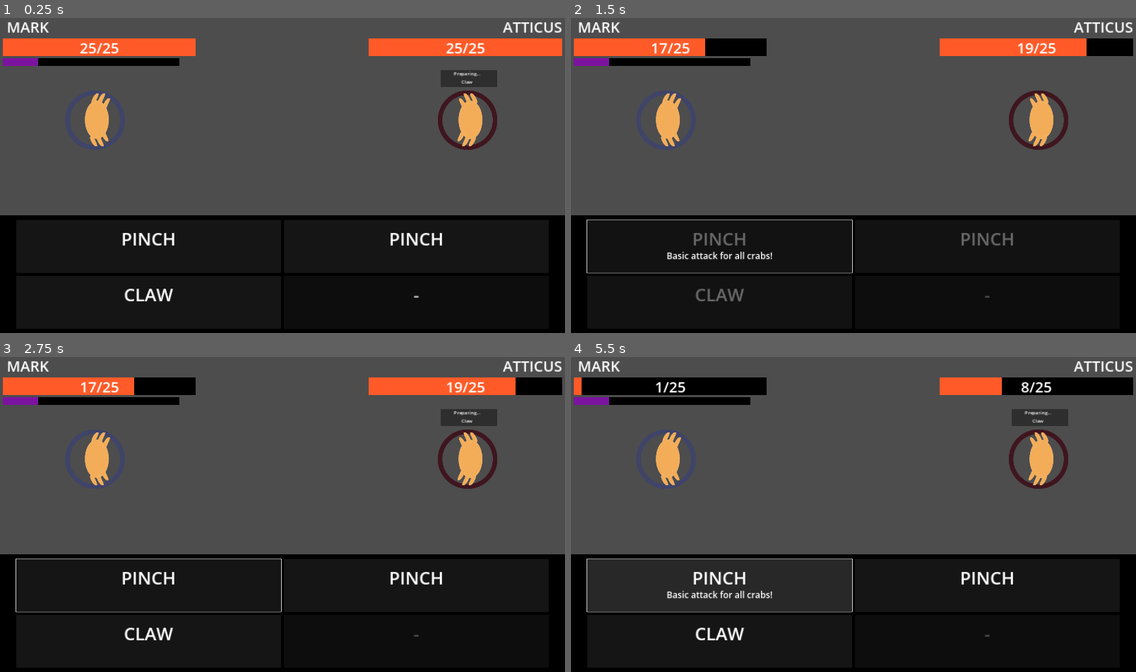
Above: before the commit, frames 1-4 (two rows, left to right).
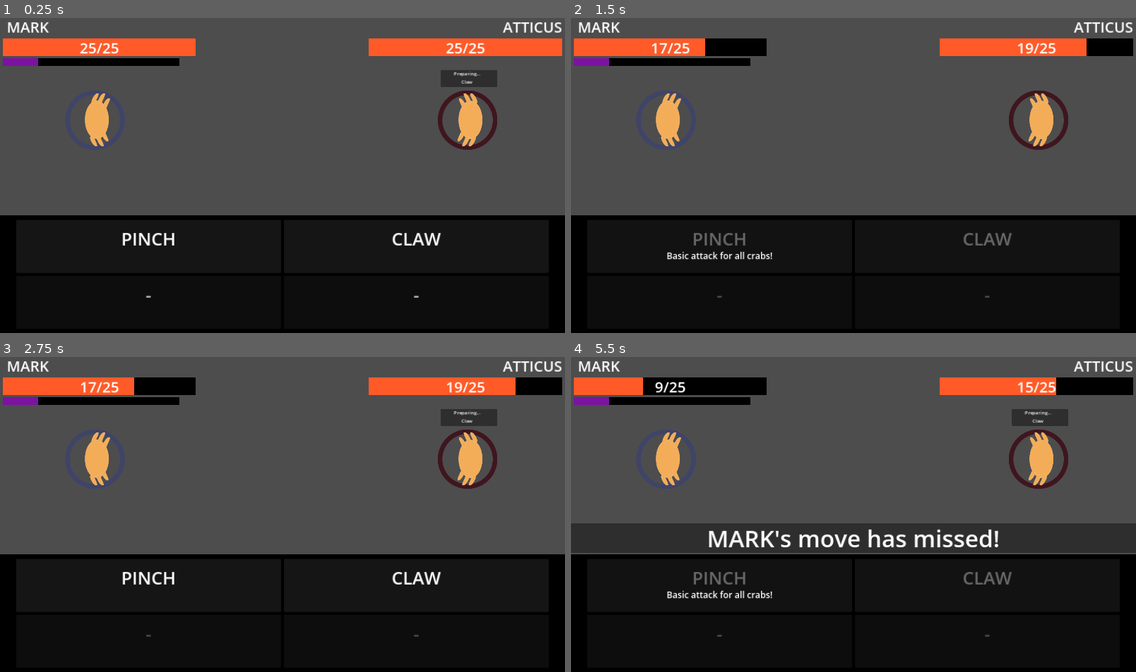
Above: after the commit, the same moments.

Repository: mathew-tran/theanajam24
Game: Godot game, scene res://Levels/Main.tscn
Same seed, same stepped clock (60 frames per second), same inputs: the game is played once before the commit and once after it.
Inputs (mouse positions are in pixels of both pictures, inside the frame that each line leads up to):
- Up to frame 1 (0.25 s): no input
- Up to frame 2 (1.5 s): click (717, 247) at 0.52 s; click (717, 247) at 1.27 s
- Up to frame 3 (2.75 s): tap Enter at 2 s; move the mouse to (406, 498) at 2.02 s; click (406, 498) at 2.1 s
- Up to frame 4 (5.5 s): click (717, 586) at 2.77 s; tap Space at 3.5, 5 s; move the mouse to (740, 530) at 3.52 s; click (740, 530) at 3.6 s; tap Enter at 4.25 s; move the mouse to (910, 445) at 4.27 s; click (910, 445) at 4.35 s; move the mouse to (825, 577) at 5.02 s; click (825, 577) at 5.1 s

The runs differ from the first frame. In frame 1, 0.5% of the frame differs, in the area x 22-79%, y 68-90%; in frame 2, 0.8%; in frame 3, 0.8%; in frame 4, 11%, in the area x 0-100%, y 6-90%.

Commit message:
release focus of button when pressed

Diff:
--- a/Levels/Main.tscn
+++ b/Levels/Main.tscn
@@ -21,7 +21,7 @@
 [node name="Crab" parent="BattleManager/PlayerCircle" instance=ExtResource("1_v801o")]
 position = Vector2(8, -1)
 Name = "Mark"
-Moves = Array[Resource("res://Scripts/DataStructures/CrabMove.gd")]([ExtResource("5_5uqmp"), ExtResource("5_5uqmp"), ExtResource("6_4ip8s")])
+Moves = Array[Resource("res://Scripts/DataStructures/CrabMove.gd")]([ExtResource("5_5uqmp"), ExtResource("6_4ip8s")])
 
 [node name="EnemyCircle" parent="BattleManager" groups=["EnemyCircle"] instance=ExtResource("3_ogekb")]
 self_modulate = Color(1, 0, 0.105882, 1)
--- a/Scripts/UI/MoveButton.gd
+++ b/Scripts/UI/MoveButton.gd
@@ -13,6 +13,7 @@
 	ButtonRef.pressed.connect(OnButtonPressed)
 
 func OnButtonPressed():
+	ButtonRef.release_focus()
 	if is_instance_valid(CrabMoveRef) == false:
 		return
 
@@ -21,6 +22,7 @@
 	EventManager.CompleteEnemyTurn.emit()
 	await get_tree().create_timer(.2).timeout
 	EventManager.StartEnemyTurn.emit()
+
 
 func Setup(move : CrabMove, crab : CrabUnit):
 	ButtonRef.disabled = true
